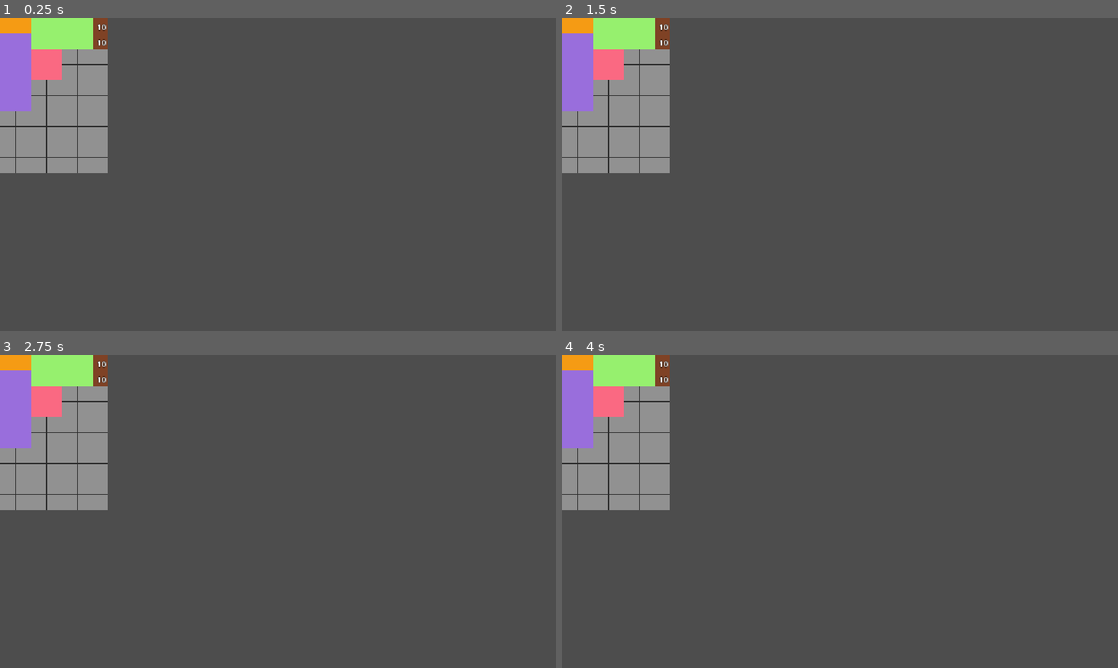
Above: before the commit, frames 1-4 (two rows, left to right).
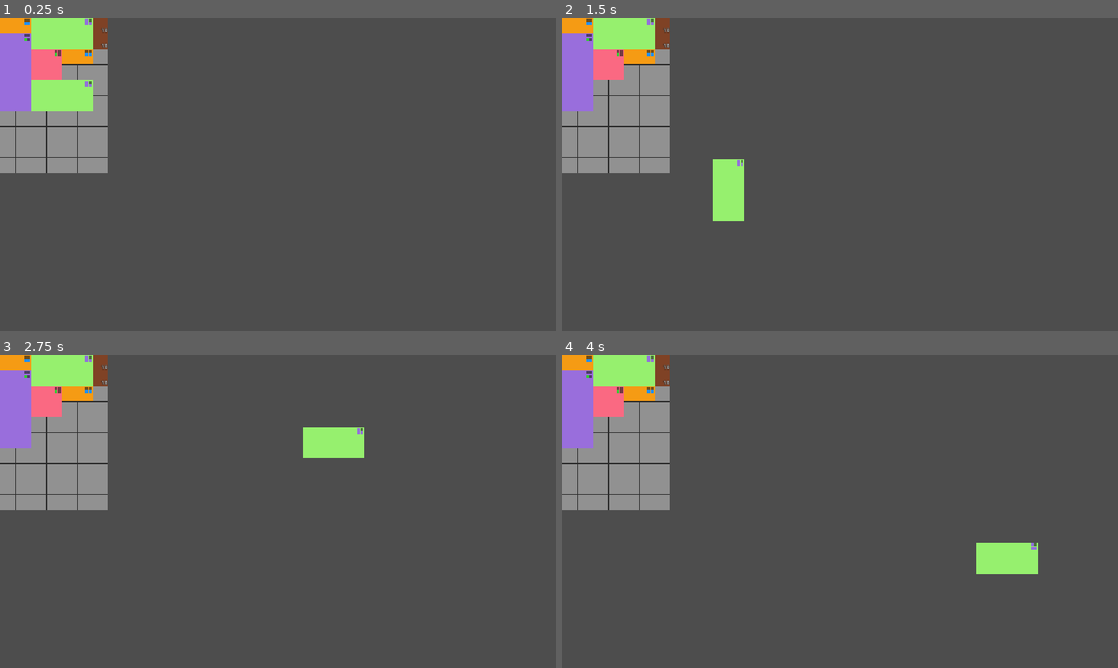
Above: after the commit, the same moments.

Repository: AleDec5/EISGrupo2Inventario
Game: Godot game, scene res://Grilla/Objetos/grilla.tscn
Two runs of this game, one before a commit and one after it. Both use one fixed random seed, a clock stepped at 60 frames per second and the inputs below.
Inputs (mouse positions are in pixels of both pictures, inside the frame that each line leads up to):
- Up to frame 1 (0.25 s): no input
- Up to frame 2 (1.5 s): tap Enter at 0.5 s; move the mouse to (617, 96) at 0.52 s; tap R at 0.6, 1.35 s; click (617, 96) at 0.67 s; tap Space at 1.25 s; move the mouse to (728, 190) at 1.27 s; click (728, 190) at 1.42 s
- Up to frame 3 (2.75 s): tap Enter at 2 s; move the mouse to (333, 442) at 2.02 s; tap R at 2.1 s; click (333, 442) at 2.17 s
- Up to frame 4 (4 s): tap Space at 2.75 s; move the mouse to (812, 574) at 2.77 s; tap R at 2.85, 3.6 s; click (812, 574) at 2.92 s; tap Enter at 3.5 s; move the mouse to (1006, 558) at 3.52 s; click (1006, 558) at 3.67 s

The runs differ from the first frame. In frame 1, 1.5% of the frame differs, in the area x 4-20%, y 0-30%; in frame 2, 1.5%; in frame 3, 1.5%; in frame 4, 1.5%.

Commit message:
Fusión de objetos iguales para subirlos de nivel

Diff:
--- a/Grilla/Objetos/grilla.tscn
+++ b/Grilla/Objetos/grilla.tscn
@@ -16,6 +16,7 @@
 nombre = "OrangeItem"
 dimensiones = Vector2i(2, 1)
 texture = ExtResource("3_egqu4")
+tier = 2
 metadata/_custom_type_script = "uid://x0iaucbqh0di"
 
 [sub_resource type="Resource" id="Resource_egqu4"]
@@ -23,6 +24,7 @@
 nombre = "GreenItem"
 dimensiones = Vector2i(4, 2)
 texture = ExtResource("4_s6ksn")
+tier = 3
 metadata/_custom_type_script = "uid://x0iaucbqh0di"
 
 [sub_resource type="Resource" id="Resource_auoqk"]
@@ -61,7 +63,7 @@
 offset_right = 40.0
 offset_bottom = 40.0
 script = ExtResource("1_efp76")
-items = Array[ExtResource("2_rf6od")]([SubResource("Resource_rf6od"), SubResource("Resource_egqu4"), SubResource("Resource_auoqk"), SubResource("Resource_s6ksn"), SubResource("Resource_qxa1s"), SubResource("Resource_qxa1s")])
+items = Array[ExtResource("2_rf6od")]([SubResource("Resource_rf6od"), SubResource("Resource_egqu4"), SubResource("Resource_auoqk"), SubResource("Resource_s6ksn"), SubResource("Resource_qxa1s"), SubResource("Resource_qxa1s"), SubResource("Resource_rf6od"), SubResource("Resource_egqu4")])
 item_scene = ExtResource("2_fq556")
 
 [node name="Grilla" type="GridContainer" parent="Inventario" unique_id=662261994]
--- a/Grilla/Objetos/item.tscn
+++ b/Grilla/Objetos/item.tscn
@@ -10,3 +10,26 @@
 offset_bottom = 23.0
 theme_override_colors/font_outline_color = Color(0, 0, 0, 1)
 theme_override_constants/outline_size = 4
+
+[node name="Tier" type="GridContainer" parent="." unique_id=284596286]
+offset_right = 40.0
+offset_bottom = 40.0
+theme_override_constants/h_separation = 1
+theme_override_constants/v_separation = 1
+columns = 2
+
+[node name="ColorRect" type="ColorRect" parent="Tier" unique_id=498622768]
+custom_minimum_size = Vector2(6, 6)
+layout_mode = 2
+
+[node name="ColorRect2" type="ColorRect" parent="Tier" unique_id=1865774796]
+custom_minimum_size = Vector2(6, 6)
+layout_mode = 2
+
+[node name="ColorRect3" type="ColorRect" parent="Tier" unique_id=9543220]
+custom_minimum_size = Vector2(6, 6)
+layout_mode = 2
+
+[node name="ColorRect4" type="ColorRect" parent="Tier" unique_id=2103454786]
+custom_minimum_size = Vector2(6, 6)
+layout_mode = 2
--- a/Grilla/Scripts/Datos/item_data.gd
+++ b/Grilla/Scripts/Datos/item_data.gd
@@ -2,10 +2,12 @@
 extends Resource
 
 const LIMITE_MAXIMO: int = 64
+const TIER_MAXIMO: int = 4
 
 @export var nombre: String
 @export var dimensiones: Vector2i = Vector2i(1, 1)
 @export var texture: Texture2D
+@export_range(1, 4) var tier: int = 1
 @export var stackeable: bool = false
 @export_enum("8:8", "16:16", "32:32", "64:64") var cantidad_maxima: int = 16:
 	set(valor):
--- a/Grilla/Scripts/Visual/grilla.gd
+++ b/Grilla/Scripts/Visual/grilla.gd
@@ -1,4 +1,6 @@
 extends GridContainer
+
+signal fusion_bloqueada(motivo: String)
 
 const TAMAÑO_SLOT: int = 32
 
@@ -61,14 +63,28 @@
 		return
 
 	var destino = data_casilla[index]
-	if destino != null and destino.puede_apilar(item_agarrado):
-		destino.apilar(item_agarrado)
+	if destino != null:
+		if destino.puede_apilar(item_agarrado):
+			destino.apilar(item_agarrado)
+		elif destino.puede_fusionar(item_agarrado):
+			destino.fusionar(item_agarrado)
+		else:
+			_avisar_bloqueo(destino, item_agarrado)
 		return
 
 	if not item_entra(index, item_agarrado.dimensiones):
 		return
 	llenar_data_casilla(item_agarrado, index)
 	item_agarrado.colocar(get_coordenadas_desde_index_casilla(index))
+
+
+func _avisar_bloqueo(destino: Node, item: Node) -> void:
+	if not destino.es_mismo_item(item) or destino.data.stackeable:
+		return
+	if destino.tier != item.tier:
+		fusion_bloqueada.emit("tier_distinto")
+	elif destino.tier >= ItemData.TIER_MAXIMO:
+		fusion_bloqueada.emit("tier_maximo")
 
 
 func intentar_agregar_item_data(item: Node) -> bool:
--- a/Grilla/Scripts/Visual/inventario.gd
+++ b/Grilla/Scripts/Visual/inventario.gd
@@ -14,6 +14,7 @@
 	var nuevo_item = item_scene.instantiate()
 	nuevo_item.data = item_data
 	nuevo_item.cantidad = mini(item_data.cantidad_inicial, item_data.cantidad_maxima)
+	nuevo_item.tier = item_data.tier
 	add_child(nuevo_item)
 	var exito = grilla_item.intentar_agregar_item_data(nuevo_item)
 	if not exito:
--- a/Grilla/Scripts/Visual/item.gd
+++ b/Grilla/Scripts/Visual/item.gd
@@ -2,6 +2,11 @@
 
 const TAMAÑO_SLOT: int = 32
 const DURACION_ROTACION: float = 0.1
+const TAMAÑO_FUENTE: int = 10
+const GROSOR_CONTORNO: int = 3
+const COLORES_TIER: Array[Color] = [Color.LIME_GREEN, Color.DODGER_BLUE, Color.MEDIUM_PURPLE, Color.ORANGE]
+const COLOR_APAGADO := Color(0.1, 0.1, 0.1, 0.6)
+const ORDEN_LLENADO: Array[int] = [2, 3, 0, 1]
 
 var data: ItemData = null
 var esta_agarrado: bool = false
@@ -10,12 +15,18 @@
 var cantidad: int = 1:
 	set(valor):
 		cantidad = valor
-		actualizar_etiqueta()
+		actualizar_indicadores()
+
+var tier: int = 1:
+	set(valor):
+		tier = clampi(valor, 1, ItemData.TIER_MAXIMO)
+		actualizar_indicadores()
 
 var _grados_objetivo: float = 0.0
 var _tween: Tween
 
 @onready var etiqueta: Label = $Cantidad
+@onready var indicador_tier: GridContainer = $Tier
 
 var dimensiones: Vector2i:
 	get():
@@ -33,19 +44,26 @@
 
 
 func _ready() -> void:
-	etiqueta.top_level = true
-	etiqueta.z_as_relative = false
-	etiqueta.z_index = 1
+	for nodo in [etiqueta, indicador_tier]:
+		nodo.top_level = true
+		nodo.z_as_relative = false
+		nodo.z_index = 1
+	etiqueta.add_theme_font_size_override("font_size", TAMAÑO_FUENTE)
+	etiqueta.add_theme_constant_override("outline_size", GROSOR_CONTORNO)
+	etiqueta.add_theme_color_override("font_outline_color", Color.BLACK)
+	indicador_tier.mouse_filter = Control.MOUSE_FILTER_IGNORE
+	for cuadrito in indicador_tier.get_children():
+		cuadrito.mouse_filter = Control.MOUSE_FILTER_IGNORE
 	if data and data.texture:
 		texture = data.texture
 		scale = Vector2(data.dimensiones) * TAMAÑO_SLOT / texture.get_size()
-	actualizar_etiqueta()
+	actualizar_indicadores()
 
 
 func _process(_delta: float) -> void:
 	if esta_agarrado:
 		global_position = get_global_mouse_position()
-		actualizar_etiqueta()
+		actualizar_indicadores()
 
 
 func _unhandled_input(event: InputEvent) -> void:
@@ -60,18 +78,19 @@
 		_tween.kill()
 	_tween = create_tween()
 	_tween.tween_property(self, "rotation_degrees", _grados_objetivo, DURACION_ROTACION)
-	actualizar_etiqueta()
+	actualizar_indicadores()
 
 
 func set_posicion_inicial(pos: Vector2) -> void:
 	global_position = pos + tamaño / 2
-	actualizar_etiqueta()
+	actualizar_indicadores()
 
 
 func agarrar() -> void:
 	esta_agarrado = true
 	z_index = 10
 	etiqueta.z_index = 11
+	indicador_tier.z_index = 11
 	add_to_group("item_agarrado")
 
 
@@ -79,21 +98,34 @@
 	esta_agarrado = false
 	z_index = 0
 	etiqueta.z_index = 1
+	indicador_tier.z_index = 1
 	global_position = Vector2(pos) + tamaño / 2
 	remove_from_group("item_agarrado")
-	actualizar_etiqueta()
+	actualizar_indicadores()
 
 
-func actualizar_etiqueta() -> void:
+func actualizar_indicadores() -> void:
 	if not is_node_ready() or data == null:
 		return
+
 	etiqueta.visible = data.stackeable
 	etiqueta.text = str(cantidad)
-	etiqueta.global_position = ancla + tamaño - etiqueta.get_combined_minimum_size() - Vector2(4, 2)
+	etiqueta.global_position = ancla + tamaño - etiqueta.get_combined_minimum_size() - Vector2(2, 0)
+
+	indicador_tier.visible = not data.stackeable
+	var cuadritos = indicador_tier.get_children()
+	for i in cuadritos.size():
+		var encendido = ORDEN_LLENADO.find(i) < tier
+		cuadritos[i].color = COLORES_TIER[tier - 1] if encendido else COLOR_APAGADO
+	indicador_tier.global_position = ancla + Vector2(tamaño.x - indicador_tier.get_combined_minimum_size().x - 2, 2)
+
+
+func es_mismo_item(otro: Node) -> bool:
+	return data == otro.data or (data.nombre != "" and data.nombre == otro.data.nombre)
 
 
 func puede_apilar(otro: Node) -> bool:
-	return otro != self and data.stackeable and otro.data == data and cantidad < data.cantidad_maxima
+	return otro != self and data.stackeable and es_mismo_item(otro) and cantidad < data.cantidad_maxima
 
 
 func apilar(otro: Node) -> void:
@@ -106,6 +138,17 @@
 		otro.queue_free()
 
 
+func puede_fusionar(otro: Node) -> bool:
+	return otro != self and not data.stackeable and es_mismo_item(otro) and otro.tier == tier and tier < ItemData.TIER_MAXIMO
+
+
+func fusionar(otro: Node) -> void:
+	tier += 1
+	otro.esta_agarrado = false
+	otro.remove_from_group("item_agarrado")
+	otro.queue_free()
+
+
 func dividir_uno() -> Node:
 	var nuevo = (load(scene_file_path) as PackedScene).instantiate()
 	nuevo.data = data
